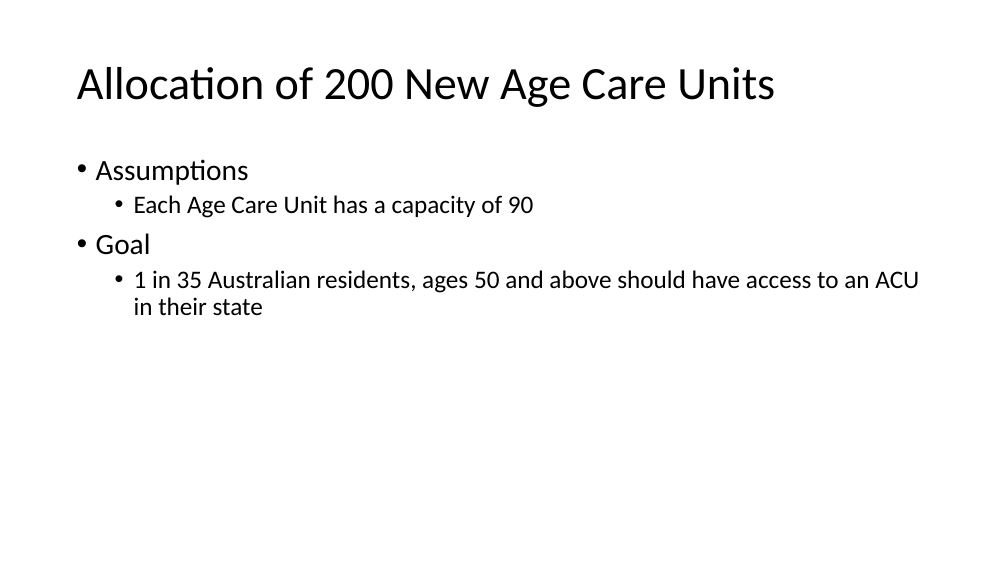
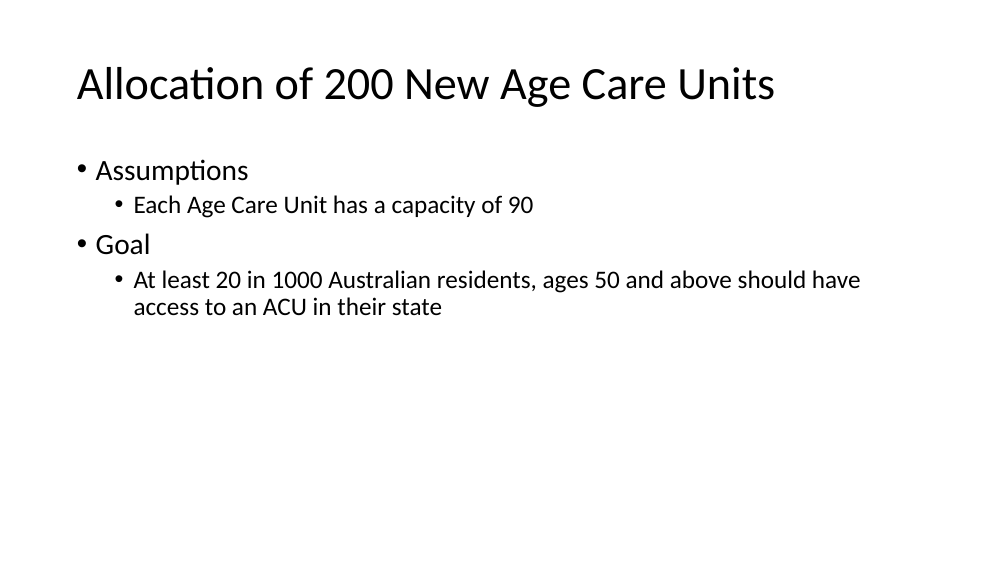
Before and after one commit to vdencarnacion/probset, a slide deck: slide 2 of final_presentation.pptx. Drawn at 1008x567 pixels with LibreOffice and Linux fonts; fonts in the diff are those of the drawing. Boxes give left, top, right and bottom in pixels: in the first picture for what was removed or moved away, otherwise in the second. Text is boxed around its words. In the diff, an @@ line names an element or a change of style, - is before the commit and + after.

```diff
--- a/final_presentation.pptx
+++ b/final_presentation.pptx
@@ text at (x1=134, y1=270, x2=861, y2=316): text changed @@
-  • 1 in 35 Australian residents, ages 50 and above should have access to an ACU in their state
+  • At least 20 in 1000 Australian residents, ages 50 and above should have access to an ACU in their state
```
Also in this commit, not shown: 4 other slides changed, 5 slides added, 1 other file.
